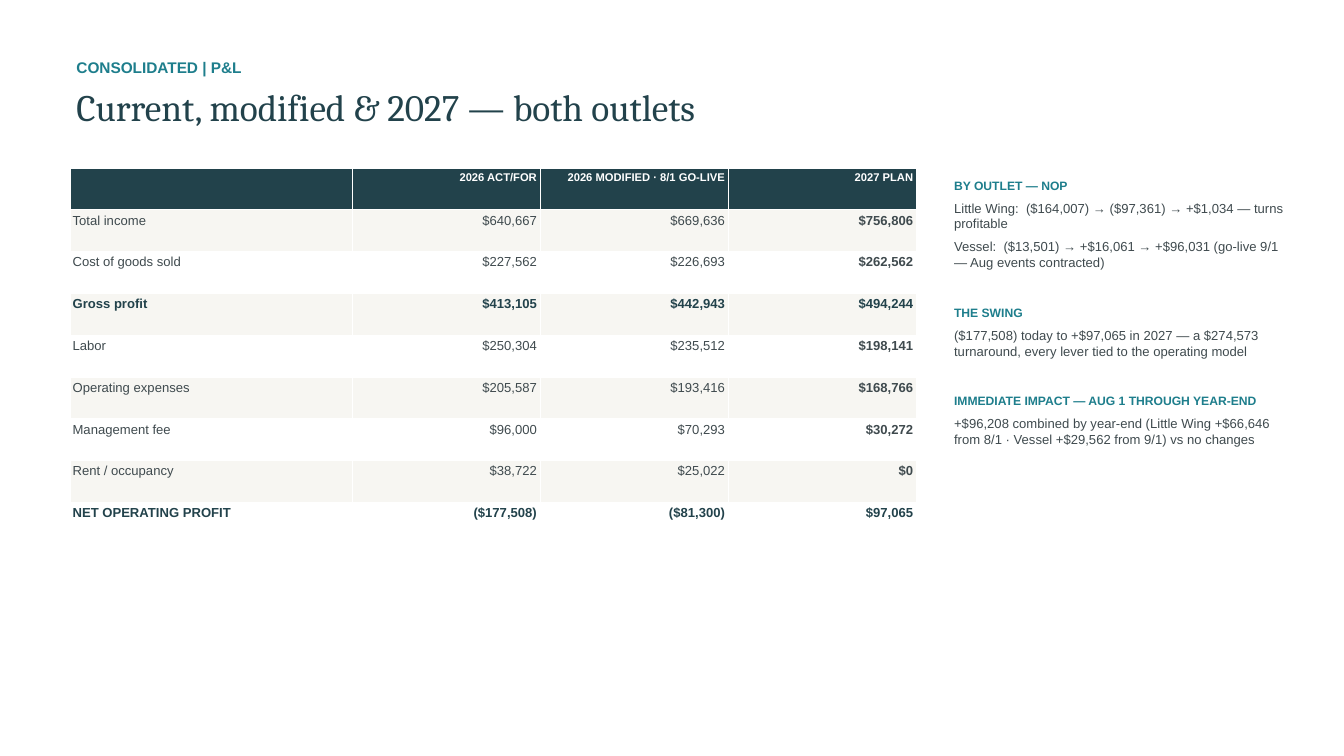
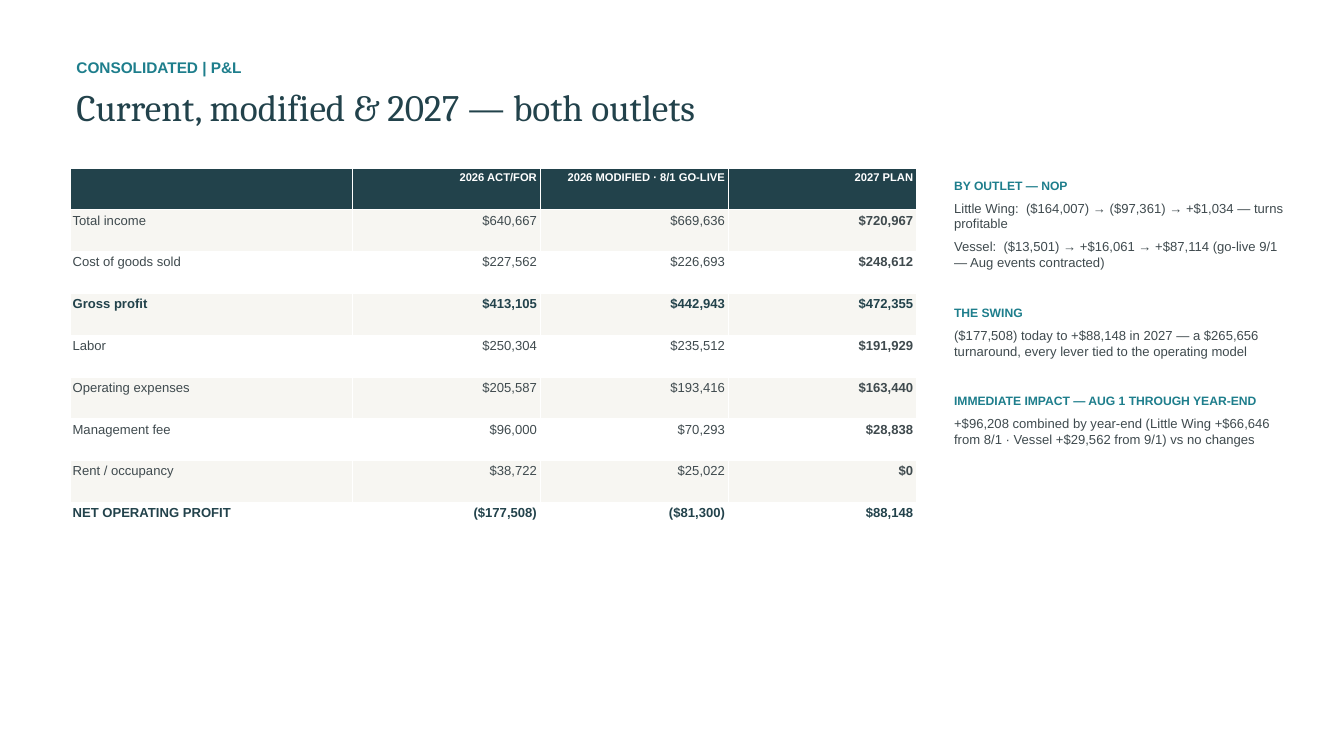
Before and after one commit to rrmethodco/lwvessel, a slide deck: slide 19 of LW_Vessel_Plan_of_Action_071026_10.pptx. Drawn at 1344x756 pixels with LibreOffice and Linux fonts; fonts in the diff are those of the drawing. Boxes give left, top, right and bottom in pixels: in the first picture for what was removed or moved away, otherwise in the second. Text is boxed around its words. In the diff, an @@ line names an element or a change of style, - is before the commit and + after.

```diff
--- a/LW_Vessel_Plan_of_Action_071026_10.pptx
+++ b/LW_Vessel_Plan_of_Action_071026_10.pptx
@@ table at box(70, 168, 917, 544) @@
-row 2, column 4: $756,806
+row 2, column 4: $720,967
-row 3, column 4: $262,562
+row 3, column 4: $248,612
-row 4, column 4: $494,244
+row 4, column 4: $472,355
-row 5, column 4: $198,141
+row 5, column 4: $191,929
-row 6, column 4: $168,766
+row 6, column 4: $163,440
-row 7, column 4: $30,272
+row 7, column 4: $28,838
-row 9, column 4: $97,065
+row 9, column 4: $88,148
@@ text at box(954, 241, 1277, 270): text changed @@
-Vessel: ($13,501) → +$16,061 → +$96,031 (go-live 9/1 — Aug events contracted)
+Vessel: ($13,501) → +$16,061 → +$87,114 (go-live 9/1 — Aug events contracted)
@@ text at box(954, 330, 1259, 359): text changed @@
-($177,508) today to +$97,065 in 2027 — a $274,573 turnaround, every lever tied to the operating model
+($177,508) today to +$88,148 in 2027 — a $265,656 turnaround, every lever tied to the operating model
```
Also in this commit, not shown: 2 other slides changed, 3 other files.
